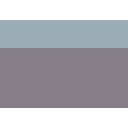
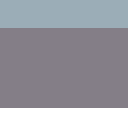
Layered file, before and after one edit (128x128). Changes by layer:
painted on "Cubicle" over [left=0, top=0, right=128, bottom=48]
